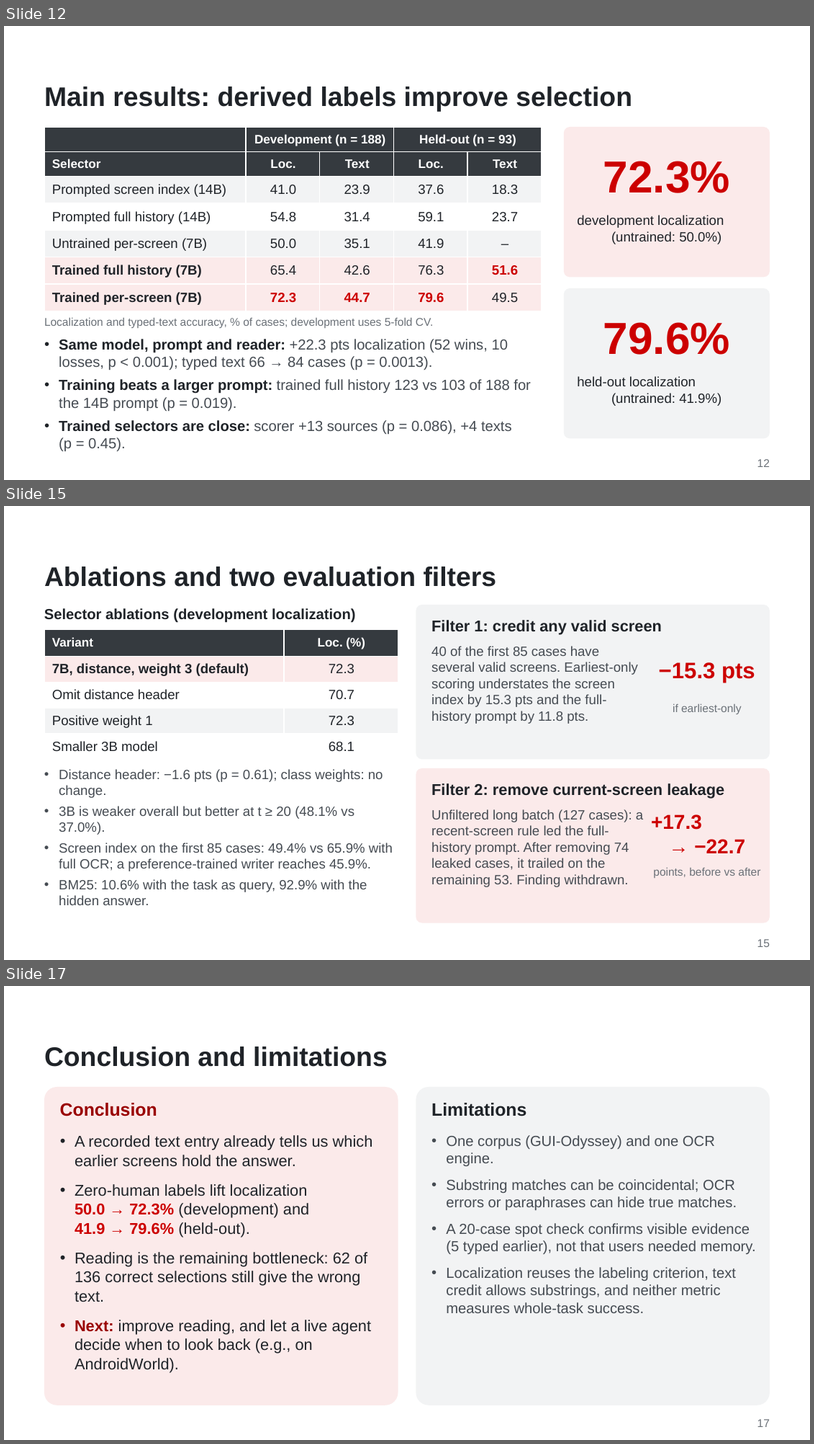
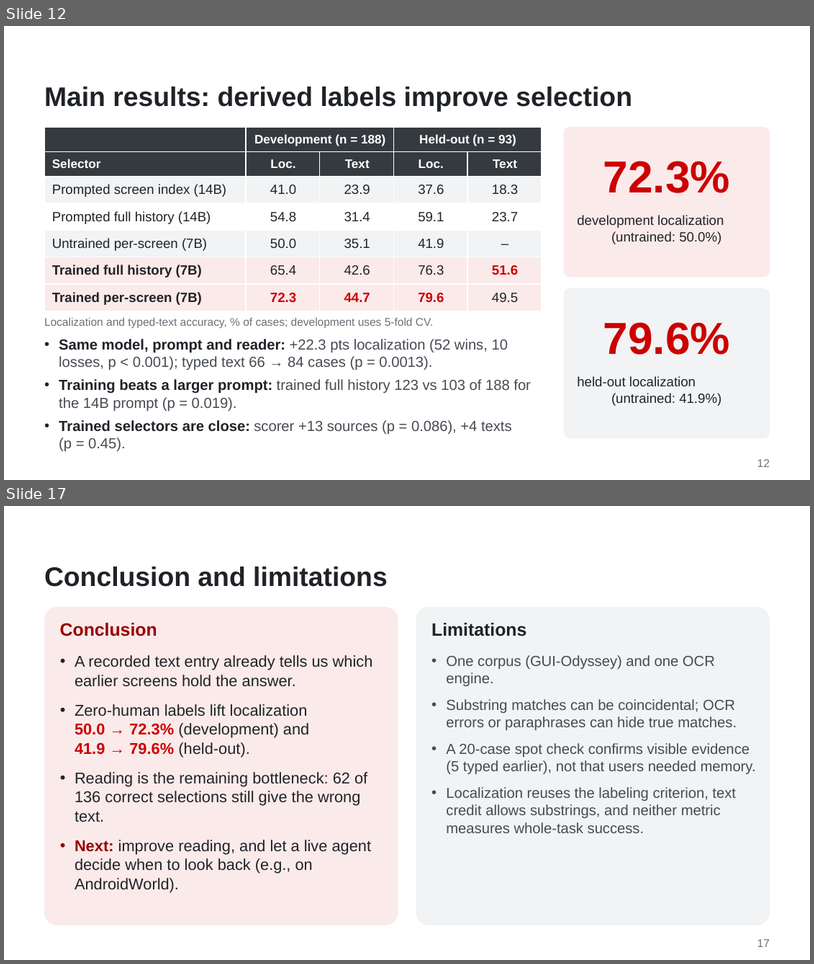
Before and after one commit to WMSlalalala/verifier-supervised-lookback, a slide deck: doc/Slides.pptx. Shown one above the other, each under a label of ours: slides 12, 15 and 17 before the commit, slides 12 and 17 after it; the slides between them are not shown. The pictures are 814x1444 and 814x964 pixels, drawn with LibreOffice and Linux fonts; fonts in the diff are those of the drawing; background and template pictures are left out. Boxes give left, top, right and bottom in pixels: in the first picture for what was removed or moved away, otherwise in the second. Text is boxed around its words. In the diff, an @@ line names an element or a change of style, - is before the commit and + after.

```diff
--- a/doc/Slides.pptx
+++ b/doc/Slides.pptx
@@ slide 15 removed at <box>4,506,810,960</box>, background #FFFFFF @@
@@ title removed at <box>44,566,497,587</box> @@
-Ablations and two evaluation filters
@@ text removed at <box>44,608,356,623</box> @@
-Selector ablations (development localization)
@@ rounded rectangle removed at <box>416,605,770,759</box> @@
@@ table removed at <box>44,629,399,759</box>, 5 rows, 2 columns @@
-Variant | Loc. (%)
-7B, distance, weight 3 (default) | 72.3
-Omit distance header | 70.7
-Positive weight 1 | 72.3
-Smaller 3B model | 68.1
@@ text removed at <box>432,620,662,634</box> @@
-Filter 1: credit any valid screen
@@ text removed at <box>432,646,638,723</box> @@
-40 of the first 85 cases have several valid screens. Earliest-only scoring understates the screen index by 15.3 pts and the full-history prompt by 11.8 pts.
@@ text removed at <box>659,662,756,682</box> @@
-−15.3 pts
@@ text removed at <box>673,704,742,714</box> @@
-if earliest-only
@@ text removed at <box>59,769,393,905</box> @@
-• Distance header: −1.6 pts (p = 0.61); class weights: no change.
-• 3B is weaker overall but better at t ≥ 20 (48.1% vs 37.0%).
-• Screen index on the first 85 cases: 49.4% vs 65.9% with full OCR; a preference-trained writer reaches 45.9%.
-• BM25: 10.6% with the task as query, 92.9% with the hidden answer.
@@ rounded rectangle removed at <box>416,768,770,923</box> @@
@@ text removed at <box>432,783,725,798</box> @@
-Filter 2: remove current-screen leakage
@@ text removed at <box>432,809,643,887</box> @@
-Unfiltered long batch (127 cases): a recent-screen rule led the full-history prompt. After removing 74 leaked cases, it trailed on the remaining 53. Finding withdrawn.
@@ text removed at <box>651,814,746,853</box> @@
-+17.3
-→ −22.7
@@ text removed at <box>653,867,761,878</box> @@
-points, before vs after
@@ text removed at <box>758,939,770,947</box> @@
-15
```
Also in this commit, not shown: 1 slide changed, 3 slides added, 2 other slides removed, 2 other files.
